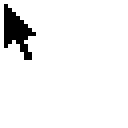
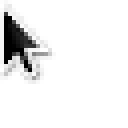
The second 128px x 128px image is a revision of the first. Changes to its layers:
painted on "Arrow" over 0, 0, 56, 84
